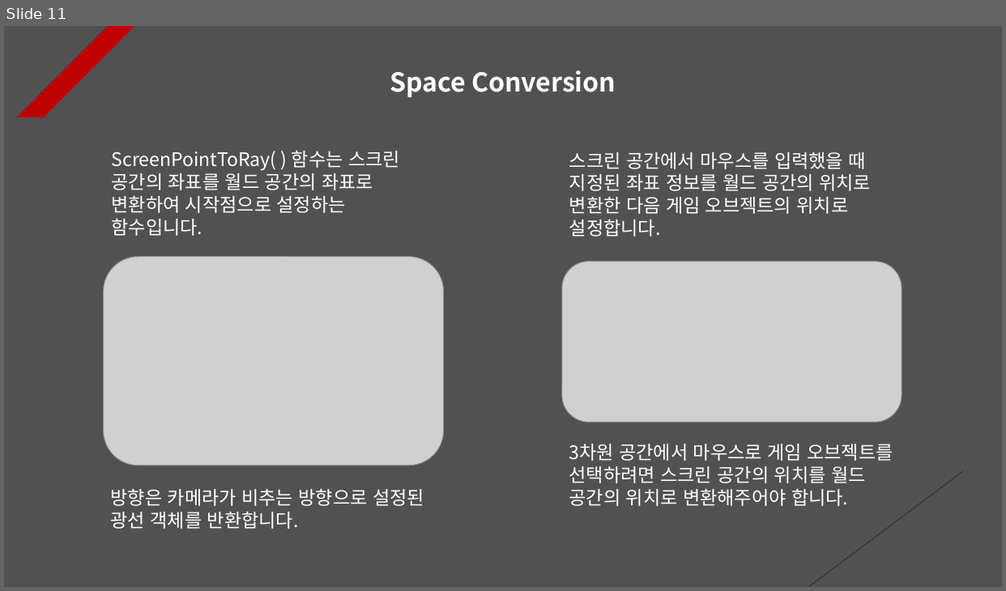
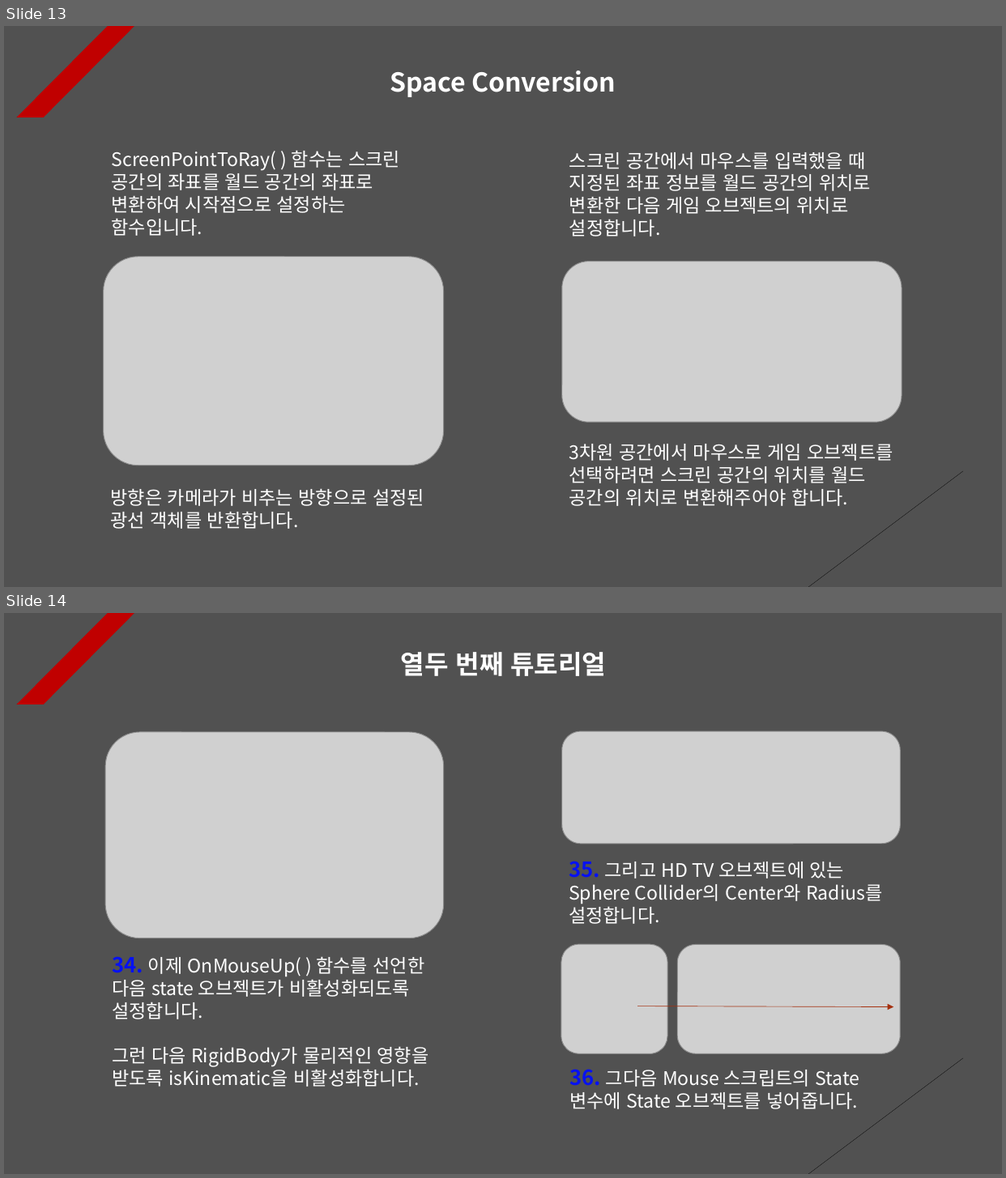
Before and after one commit to Unity2033/3D-UnityEngine, a slide deck: Assets/Class/Mouse Function/PPT Data/Mouse Example.pptx. Shown one above the other, each under a label of ours: slide 11 before the commit, slides 13 and 14 after it. The pictures are 1006x591 and 1006x1178 pixels, drawn with LibreOffice and Linux fonts; fonts in the diff are those of the drawing; grey boxes stand for pictures. Boxes give left, top, right and bottom in pixels: in the first picture for what was removed or moved away, otherwise in the second. Text is boxed around its words. In the diff, an @@ line names an element or a change of style, - is before the commit and + after.

```diff
--- a/Assets/Class/Mouse Function/PPT Data/Mouse Example.pptx
+++ b/Assets/Class/Mouse Function/PPT Data/Mouse Example.pptx
@@ slide 14 added at [4, 613, 1002, 1174], background #515151; not listed: 2 template elements that a slide beside it also shows @@
@@ text added at [401, 652, 607, 676], 25 pt, text #FFFFFF, bold @@
+열두 번째 튜토리얼
@@ picture added at [105, 732, 444, 939] @@
@@ picture added at [562, 731, 900, 844] @@
@@ text added at [569, 861, 882, 924], 18 pt, text #FFFFFF @@
+35. 그리고 HD TV 오브젝트에 있는 Sphere Collider의 Center와 Radius를 설정합니다.
@@ picture added at [562, 944, 668, 1054] @@
@@ picture added at [678, 944, 901, 1054] @@
@@ text added at [112, 956, 429, 1087], 18 pt, text #FFFFFF @@
+34. 이제 OnMouseUp( ) 함수를 선언한 다음 state 오브젝트가 비활성화되도록 설정합니다.
+그런 다음 RigidBody가 물리적인 영향을 받도록 isKinematic을 비활성화합니다.
@@ arrow added from (638, 1007) to (894, 1007), #A5300F 0.5 pt dashed @@
@@ text added at [569, 1069, 859, 1110], 18 pt, text #FFFFFF @@
+36. 그다음 Mouse 스크립트의 State 변수에 State 오브젝트를 넣어줍니다.
@@ what was slide 11 is now slide 13 @@
```
Also in this commit, not shown: 8 slides changed, 2 other slides added, 22 other files.
